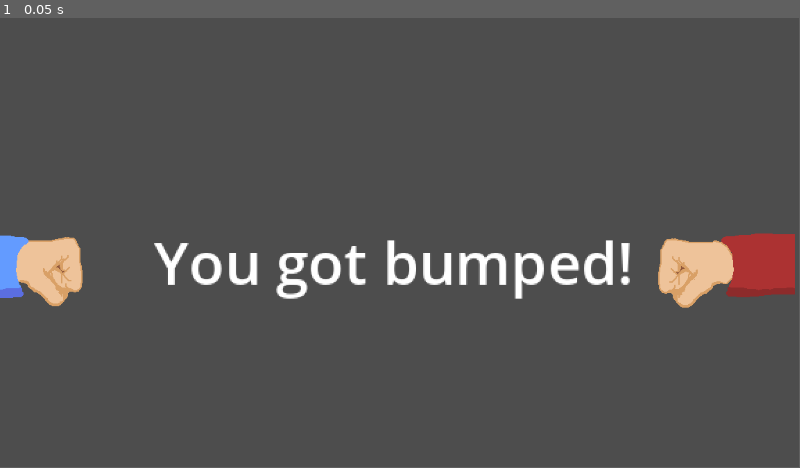
Above: before the commit, frame 1.
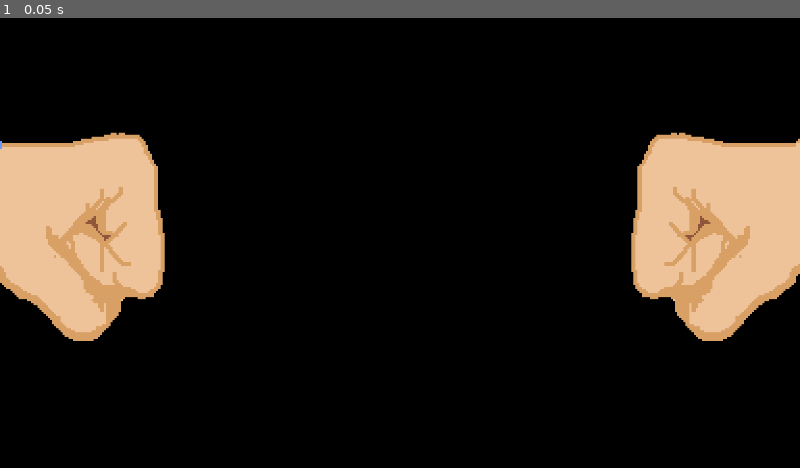
Above: after the commit, the same moment.

Repository: KakiLady/FistBumpGame
Game: Godot game, scene res://scenes/game.tscn
Two runs of this game, one before a commit and one after it. Both use one fixed random seed, a clock stepped at 60 frames per second and the inputs below.
Inputs:
- Up to frame 1 (0.05 s): no input
In our replay, the window is 799x449 before the commit and 800x450 after it. These sizes can differ from the game's own. Grey fills any space a smaller window leaves; there, only what the larger window draws over its background counts as a difference.

The runs differ from the first frame. In frame 1, 98% of the frame differs, in the area x 0-100%, y 0-100%.

Commit message:
change base scene layout

Diff:
--- a/project.godot
+++ b/project.godot
@@ -14,6 +14,12 @@
 run/main_scene="res://scenes/game.tscn"
 config/features=PackedStringArray("4.2", "Mobile")
 config/icon="res://icon.svg"
+
+[display]
+
+window/size/viewport_width=1920
+window/size/viewport_height=1080
+window/stretch/mode="viewport"
 
 [input]
 
@@ -70,3 +76,4 @@
 
 textures/canvas_textures/default_texture_filter=0
 renderer/rendering_method="mobile"
+environment/defaults/default_clear_color=Color(0, 0, 0, 1)
--- a/scenes/game.tscn
+++ b/scenes/game.tscn
@@ -1,9 +1,12 @@
-[gd_scene load_steps=8 format=3 uid="uid://crms0grc7af72"]
+[gd_scene load_steps=9 format=3 uid="uid://crms0grc7af72"]
 
 [ext_resource type="PackedScene" uid="uid://omc5wprj71nq" path="res://scenes/player.tscn" id="1_fo55j"]
 [ext_resource type="Texture2D" uid="uid://4fip1siet6j3" path="res://assets/sleeve_red.png" id="2_33pmb"]
 [ext_resource type="Texture2D" uid="uid://dsodskk082c5u" path="res://assets/sleeve_blue.png" id="2_ppw7l"]
 [ext_resource type="Script" path="res://scripts/fist_bumped_label.gd" id="4_ccsmm"]
+
+[sub_resource type="Animation" id="Animation_dvvf3"]
+length = 0.001
 
 [sub_resource type="Animation" id="Animation_3n5yk"]
 resource_name = "pop_up_animation"
@@ -32,23 +35,24 @@
 "values": [Vector2(0, 0), Vector2(2, 2), Vector2(1, 1)]
 }
 
-[sub_resource type="Animation" id="Animation_dvvf3"]
-length = 0.001
-
 [sub_resource type="AnimationLibrary" id="AnimationLibrary_0l50l"]
 _data = {
 "RESET": SubResource("Animation_dvvf3"),
 "pop_up_animation": SubResource("Animation_3n5yk")
 }
 
+[sub_resource type="Environment" id="Environment_5bbj5"]
+
 [node name="Game" type="Node2D"]
 
 [node name="LeftFist" parent="." instance=ExtResource("1_fo55j")]
-position = Vector2(64, 369)
+position = Vector2(120, 540)
+scale = Vector2(5, 5)
 sleeve_texture = ExtResource("2_ppw7l")
 
 [node name="RightFist" parent="." instance=ExtResource("1_fo55j")]
-position = Vector2(1006, 371)
+position = Vector2(1800, 540)
+scale = Vector2(5, 5)
 is_left = false
 sleeve_texture = ExtResource("2_33pmb")
 
@@ -61,6 +65,7 @@
 [node name="CanvasLayer" type="CanvasLayer" parent="."]
 
 [node name="Control" type="Control" parent="CanvasLayer"]
+visible = false
 layout_mode = 3
 anchors_preset = 8
 anchor_left = 0.5
@@ -96,6 +101,9 @@
 "": SubResource("AnimationLibrary_0l50l")
 }
 
+[node name="WorldEnvironment" type="WorldEnvironment" parent="."]
+environment = SubResource("Environment_5bbj5")
+
 [connection signal="area_entered" from="LeftFist/fist/FistBumpArea" to="CanvasLayer/Control/Label" method="_on_fist_bump_area_area_entered"]
 
 [editable path="LeftFist"]
